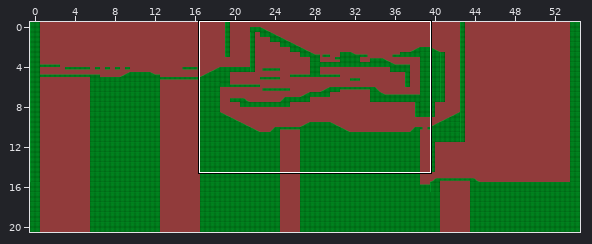
A Tiled map gets an edit: assets/levels/R1/Z2.tmx. The first picture is a wide view before the edit; the outline marks the close-up.
Close-up. Before the edit:
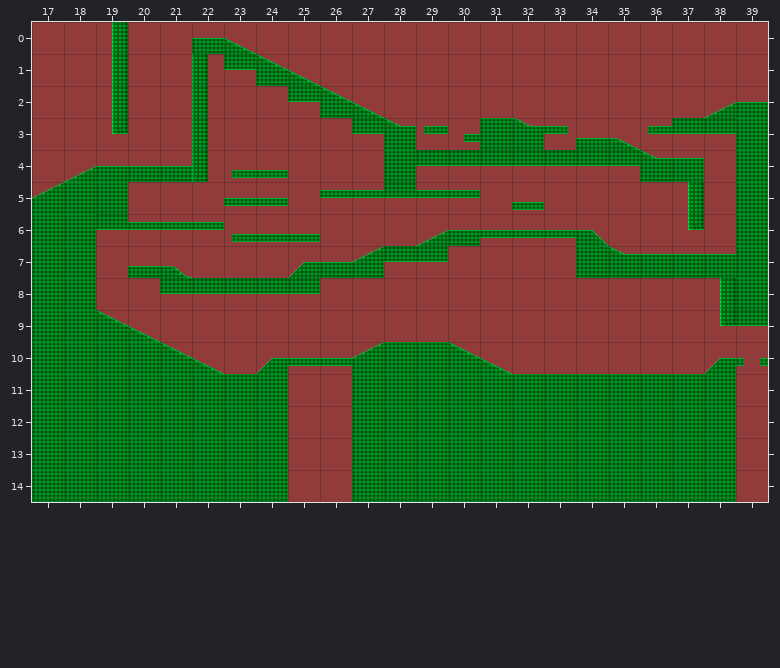
Cells are 128x128 px. Shown: x 17..39, y 0..14. The commit also changed other parts of the map, which this record leaves out.
After the commit:
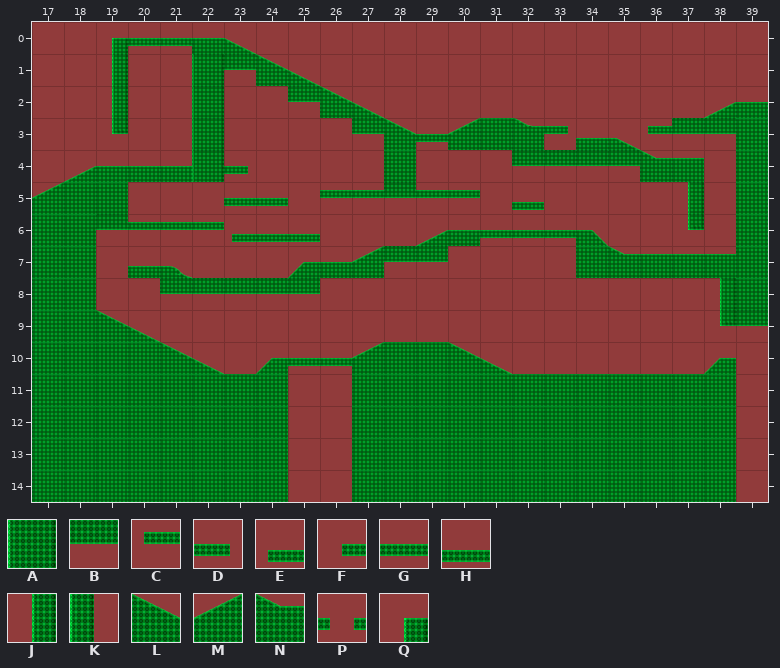
Key: from "128x128": A 1, B 15, C 19, D 20, E 21, F 22, G 25, H 26, J 27, K 28, L 41, M 42, N 48, P 50, Q 55.
_ is an empty cell.
Diff:
Layer "LAYER0":
y 0: x 19..21 J__ -> QGG
y 1..2: x 22 K -> A
y 3: x 22 K -> A; x 28..30 NCF -> LGM
y 4: x 22..24 KEH -> AD_; x 29..31 BBB -> ___
y 10: x 39 P -> _
Pixel boxes of the changes (left, top, right, bottom) in both close-ups:
changed: (112, 22, 288, 182)
changed: (398, 118, 512, 166)
removed: (736, 358, 768, 366)
